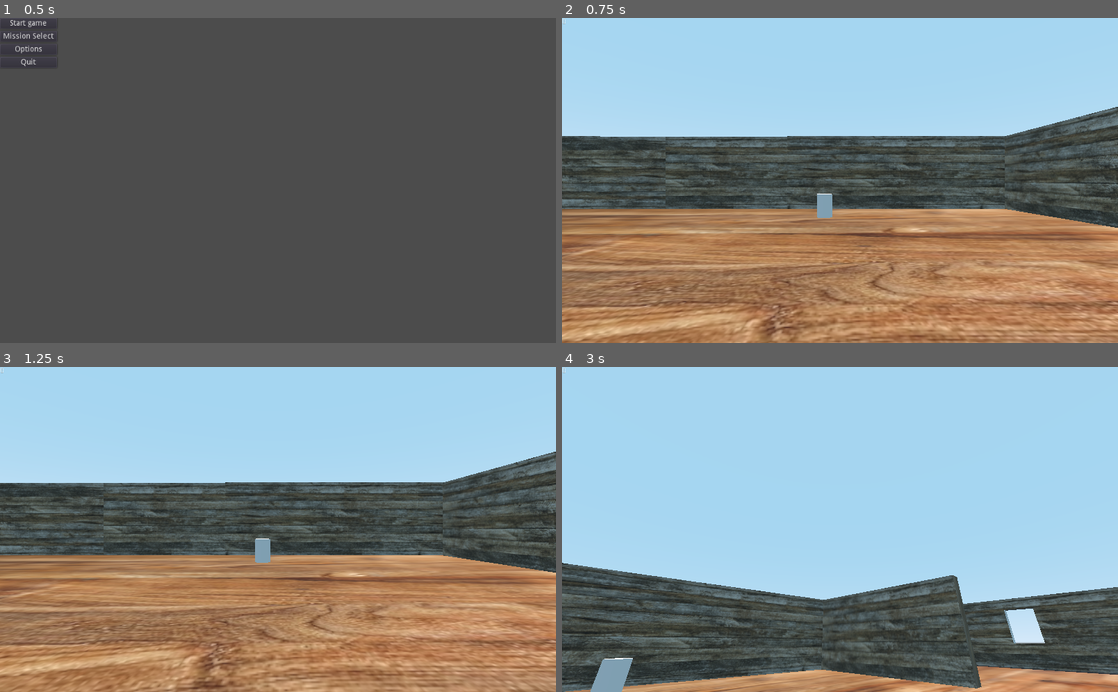
Above: before the commit, frames 1-4 (two rows, left to right).
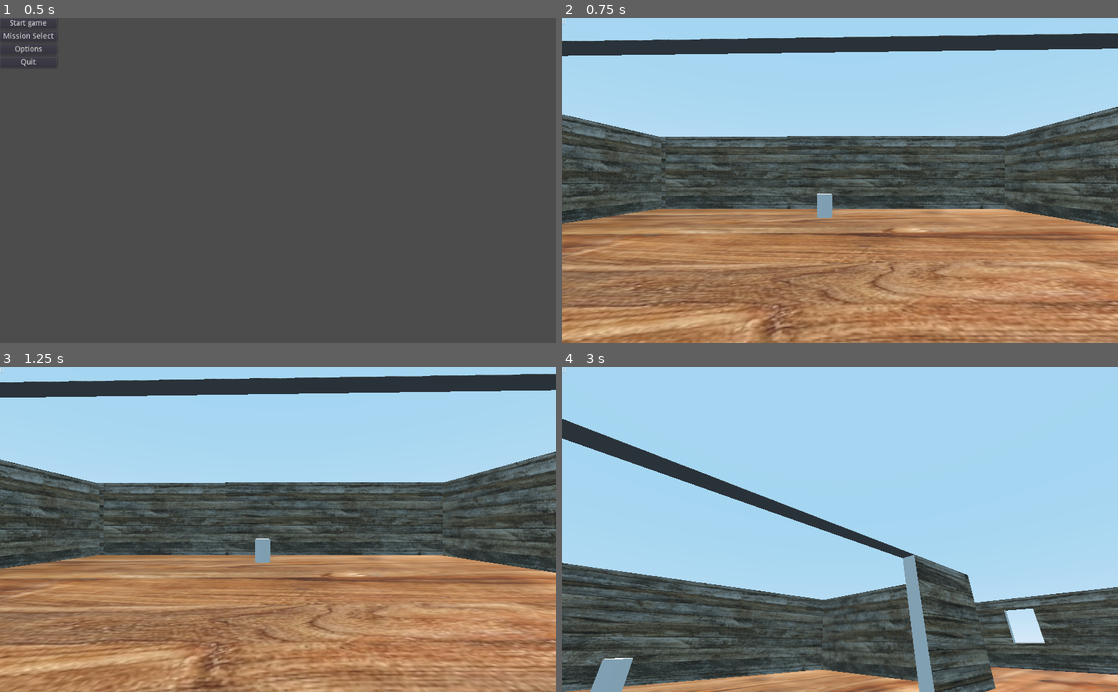
Above: after the commit, the same moments.

Repository: BlakeWiscombe/betrayal
Game: Godot game, scene res://Main menu.tscn
The game is run twice, just before and just after one commit, with the same random seed, the same clock (stepped at 60 frames per second) and the same inputs.
Inputs (mouse positions are in pixels of both pictures, inside the frame that each line leads up to):
- Up to frame 1 (0.5 s): no input
- Up to frame 2 (0.75 s): click "Start game" at 0.5 s
- Up to frame 3 (1.25 s): no input
- Up to frame 4 (3 s): tap Enter at 1.25 s; move the mouse to (962, 513) at 1.27 s; hold D (player_right) 1.28-2.03 s; tap Space (jump) at 1.52, 2.27 s; move the mouse to (728, 545) at 2.02 s; hold S (player_backward) 2.03-2.78 s; move the mouse to (895, 458) at 2.77 s; hold D (player_right) from 2.78 s (still down)

Frame 1 is identical in both runs. In frame 2, 7.1% of the frame differs, in the area x 0-100%, y 4-64%; in frame 3, 7.4%, in the area x 0-100%, y 2-62%; in frame 4, 5.7%.

Commit message:
added stable area

Diff:
--- a/Betrayal.tscn
+++ b/Betrayal.tscn
@@ -20,16 +20,29 @@
 [node name="Betrayal" type="Spatial"]
 transform = Transform( 0.000279278, 0, -1, 0, 1, 0, 1, 0, 0.000279278, -8.90252, -0.33866, -25.9997 )
 
+[node name="CSGBox17" type="CSGBox" parent="."]
+transform = Transform( -0.999624, 0, 0.0235578, 0, 1, 0, -0.0235578, 0, -0.999624, 1.19554, 7.21729, -14.0302 )
+use_collision = true
+width = 78.2819
+height = 17.1
+depth = 1.77
+material = SubResource( 19 )
+
+[node name="CSGBox" type="CSGBox" parent="CSGBox17"]
+operation = 2
+width = 47.1441
+height = 17.0248
+
+[node name="CSGBox16" type="CSGBox" parent="."]
+transform = Transform( -0.0262437, 0, 0.999556, 0, 1, 0, -0.999556, 0, -0.0262437, 40.7655, 7.22897, 31.7061 )
+use_collision = true
+width = 34.062
+height = 17.1
+depth = 1.77
+material = SubResource( 19 )
+
 [node name="CSGBox15" type="CSGBox" parent="."]
 transform = Transform( 0.0169627, 0, -0.999807, 0, 1, 0, 0.999807, 0, 0.0169627, 39.0002, 7.23597, -30.9893 )
-use_collision = true
-width = 34.062
-height = 17.1
-depth = 1.77
-material = SubResource( 19 )
-
-[node name="CSGBox15" type="CSGBox" parent="CSGBox15"]
-transform = Transform( -0.999907, 0, -0.00928441, 0, 1, 0, 0.00928441, 0, -0.999907, 62.7194, -0.00699997, -0.701536 )
 use_collision = true
 width = 34.062
 height = 17.1
@@ -199,3 +212,11 @@
 operation = 2
 width = 6.26678
 height = 8.00189
+
+[node name="CSGBox18" type="CSGBox" parent="."]
+transform = Transform( 0.0398144, 0, 0.999108, 0, 1, 0, -0.999108, 0, 0.0398144, -38.5759, 7.11976, -32.4393 )
+use_collision = true
+width = 36.0584
+height = 17.1
+depth = 1.77
+material = SubResource( 19 )
